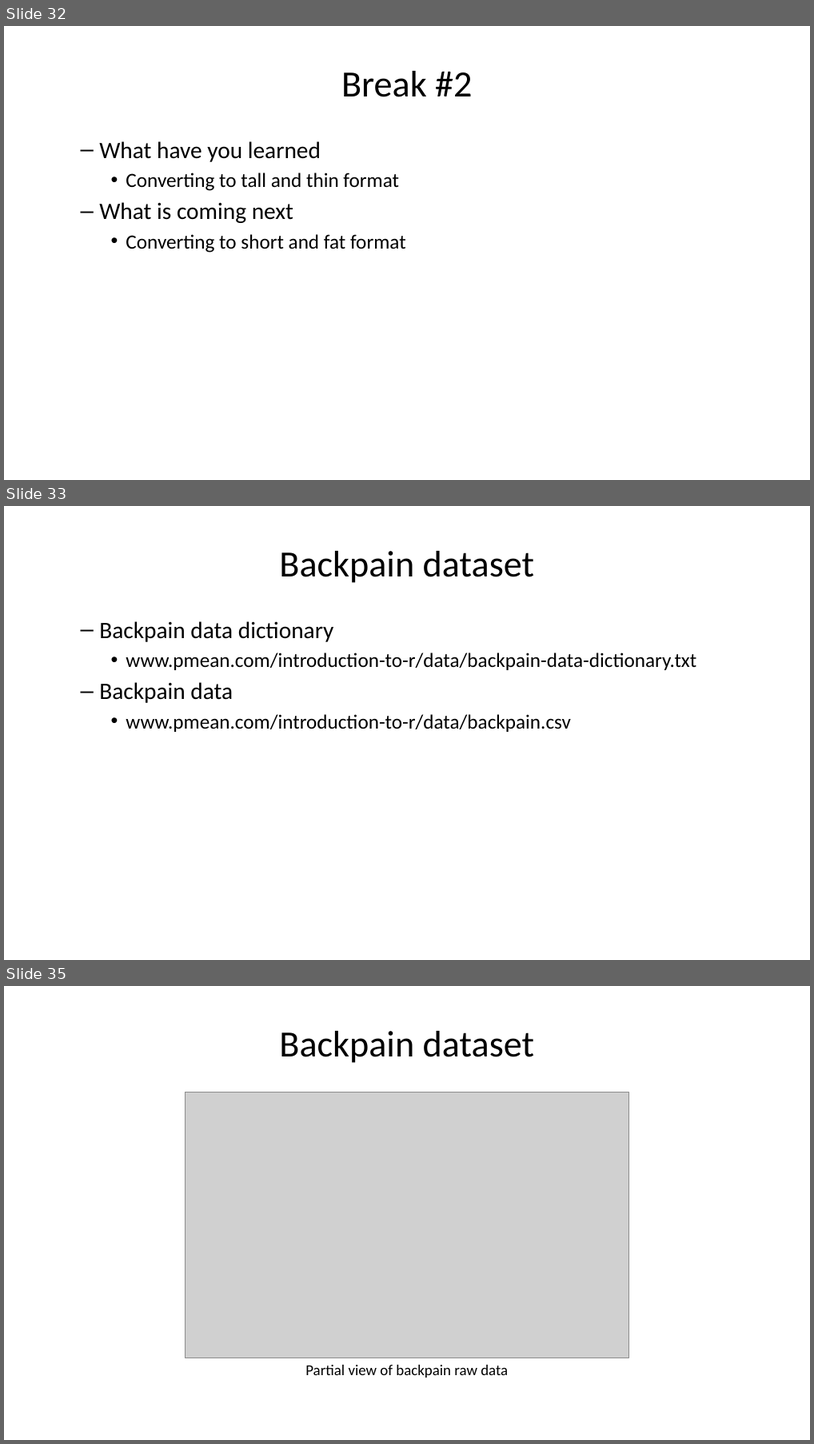
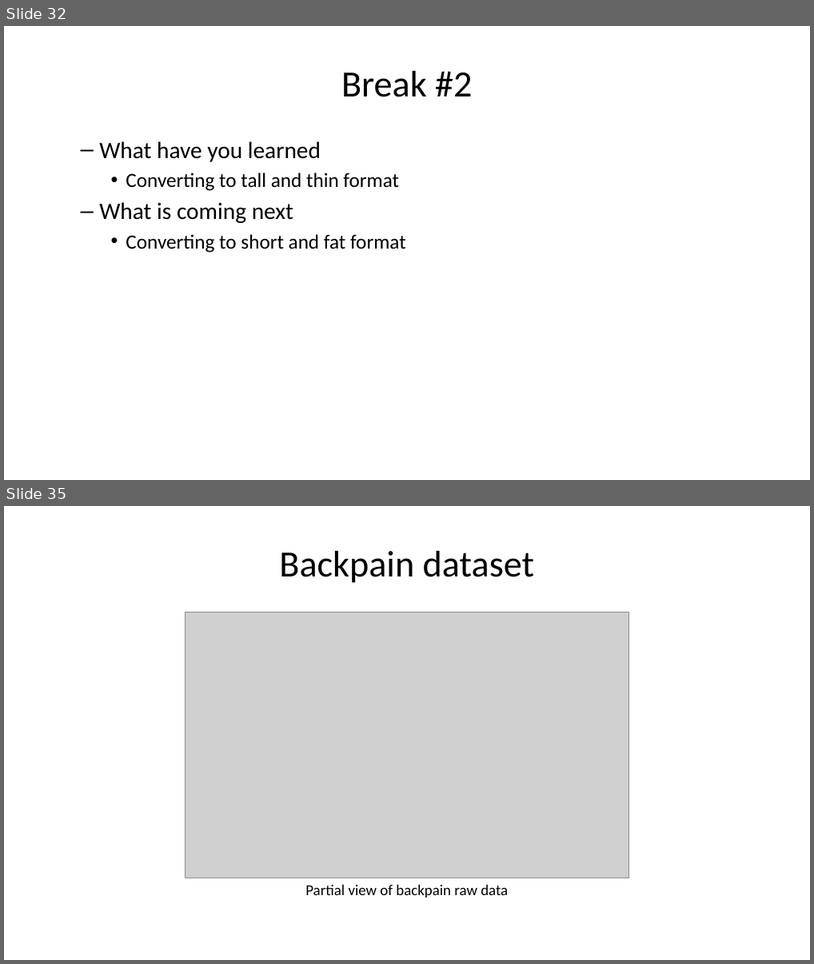
Before and after one commit to pmean/classes, a slide deck: introduction-to-r/results/v06-slides-and-speaker-notes.pptx. Shown one above the other, each under a label of ours: slides 32, 33 and 35 before the commit, slides 32 and 35 after it; the slides between them are not shown. The pictures are 814x1444 and 814x964 pixels, drawn with LibreOffice and Linux fonts; fonts in the diff are those of the drawing; grey boxes stand for pictures. Boxes give left, top, right and bottom in pixels: in the first picture for what was removed or moved away, otherwise in the second. Text is boxed around its words. In the diff, an @@ line names an element or a change of style, - is before the commit and + after.

```diff
--- a/introduction-to-r/results/v06-slides-and-speaker-notes.pptx
+++ b/introduction-to-r/results/v06-slides-and-speaker-notes.pptx
@@ slide 33 removed at (4,506,810,960), background #FFFFFF @@
@@ title removed at (279,551,534,583) @@
-Backpain dataset
@@ text removed at (99,621,697,732) @@
-  – Backpain data dictionary
-    • www.pmean.com/introduction-to-r/data/backpain-data-dictionary.txt
-  – Backpain data
-    • www.pmean.com/introduction-to-r/data/backpain.csv
```
Also in this commit, not shown: 6 slides changed, 5 slides added, 2 other slides removed, 3 other files.
